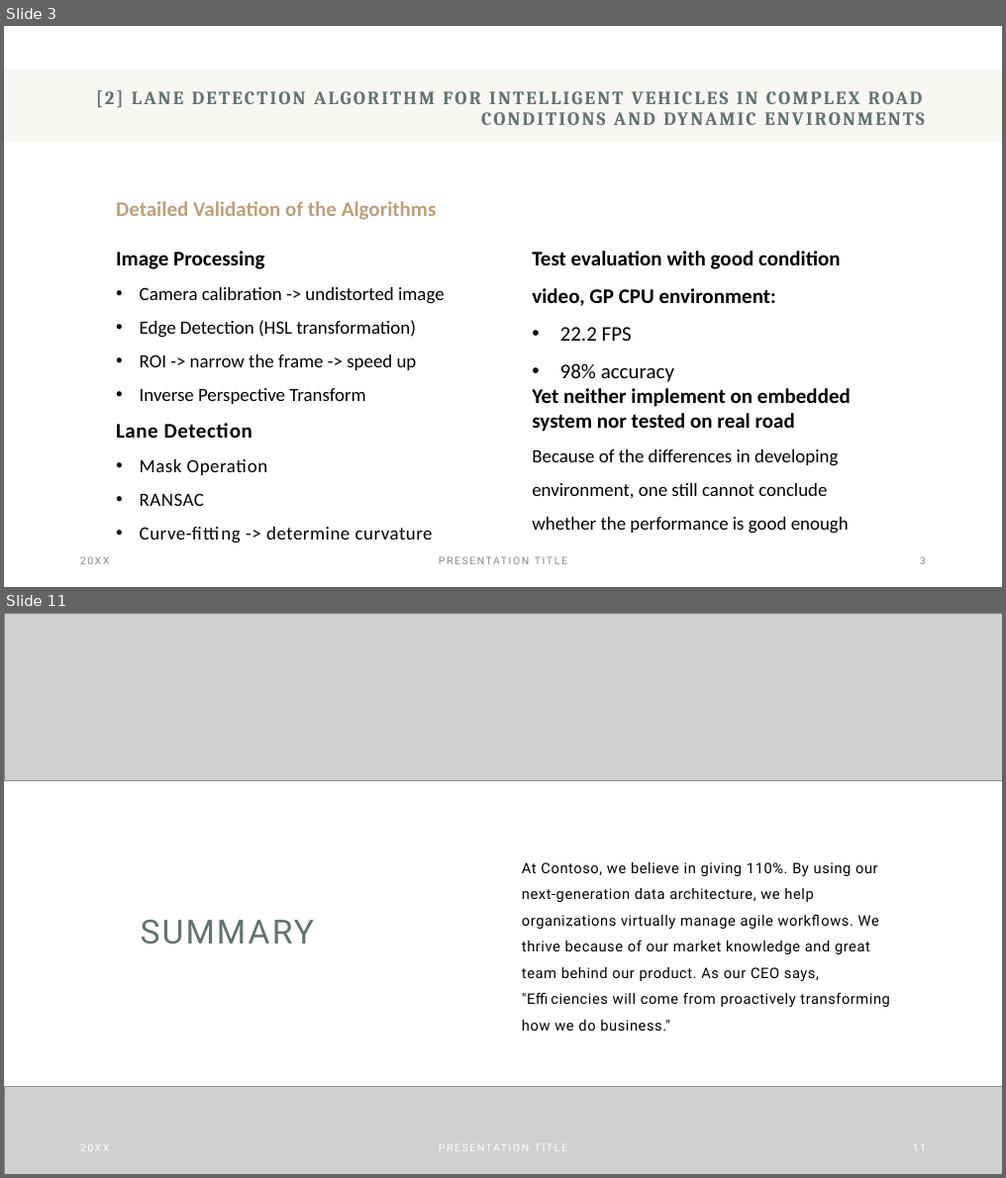
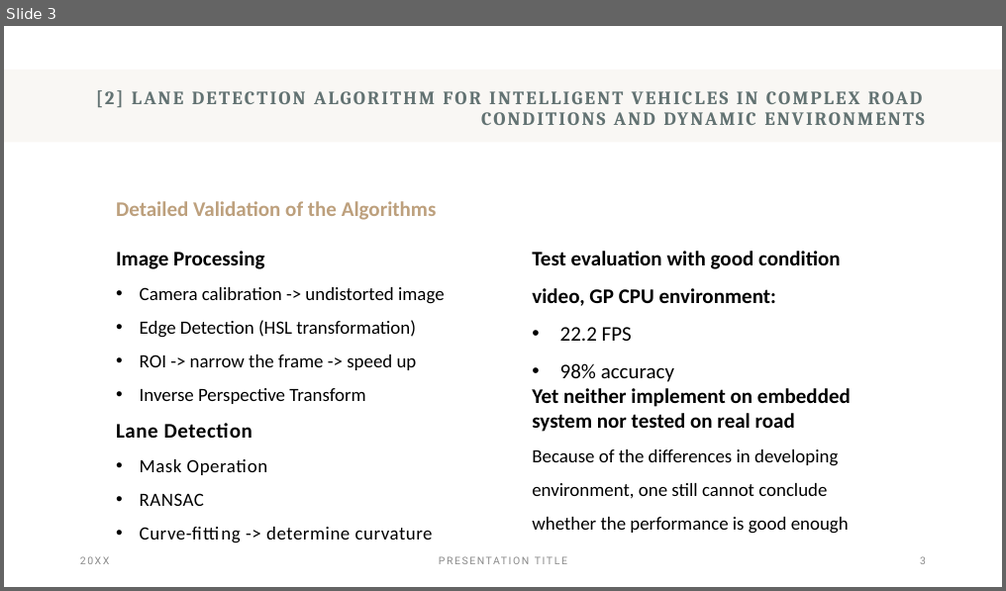
Before and after one commit to hphnngcquan/LaneDetection-OpenCV, a slide deck: docs/WeeklyNotes/Report_Dec05.pptx. Shown one above the other, each under a label of ours: slides 3 and 11 before the commit, slide 3 after it; the slides between them are not shown. The pictures are 1006x1178 and 1006x591 pixels, drawn with LibreOffice and Linux fonts; fonts in the diff are those of the drawing; grey boxes stand for pictures. Boxes give left, top, right and bottom in pixels: in the first picture for what was removed or moved away, otherwise in the second. Text is boxed around its words. In the diff, an @@ line names an element or a change of style, - is before the commit and + after.

```diff
--- a/docs/WeeklyNotes/Report_Dec05.pptx
+++ b/docs/WeeklyNotes/Report_Dec05.pptx
@@ slide 11 removed at bbox=[4, 613, 1002, 1174], background #FFFFFF @@
@@ picture removed at bbox=[4, 613, 1002, 780] @@
@@ text removed at bbox=[522, 862, 889, 1031] @@
-At Contoso, we believe in giving 110%. By using our next-generation data architecture, we help organizations virtually manage agile workflows. We thrive because of our market knowledge and great team behind our product. As our CEO says, "Efficiencies will come from proactively transforming how we do business."
@@ title removed at bbox=[141, 920, 314, 945] @@
-SUMMARY
@@ picture removed at bbox=[4, 1087, 1002, 1174] @@
@@ text removed at bbox=[80, 1145, 110, 1152] @@
-20XX
@@ text removed at bbox=[335, 1134, 672, 1163] @@
-PRESENTATION TITLE
@@ page number removed at bbox=[913, 1145, 926, 1146] @@
-11
```
Also in this commit, not shown: 2 slides changed, 3 slides added, 6 other slides removed.
